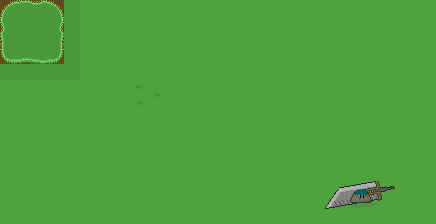
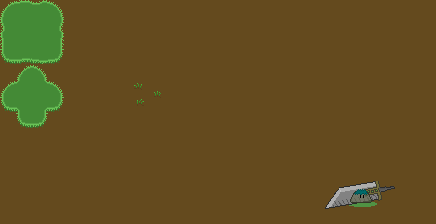
Comparing the layer stacks of the two 436px x 224px images. Changes:
added layer "Layer 15" above "Layer 14" over [32, 80, 48, 112]
renamed "Layer 7" to "Layer 14", painted on it over [0, 0, 80, 128]
painted on "Layer 0" over [0, 0, 436, 224]
